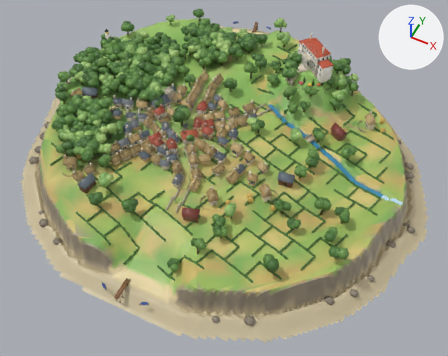
Two versions of the glTF model sources/art/out/syrup/lod0.glb, one commit apart.
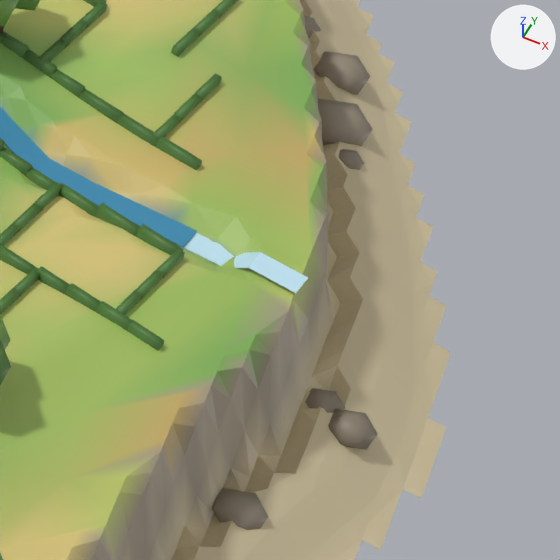
Each version appears first whole from a 50 mm lens placed at (32.0, -61.8, 69.9), pointed at (3.8, -5.5, -0.5), and next in a close-up on the part from 78% to 100% of the width and 43% to 71% of the height. Arrows for +X, +Y and +Z are at upper right; the lights stay in place. The last two pictures show the newer version. Vertices at exactly the same position are counted once.

Names of what the first close-up shows: 'BASE' and 1 more.
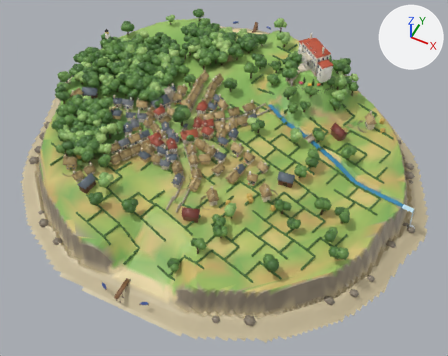
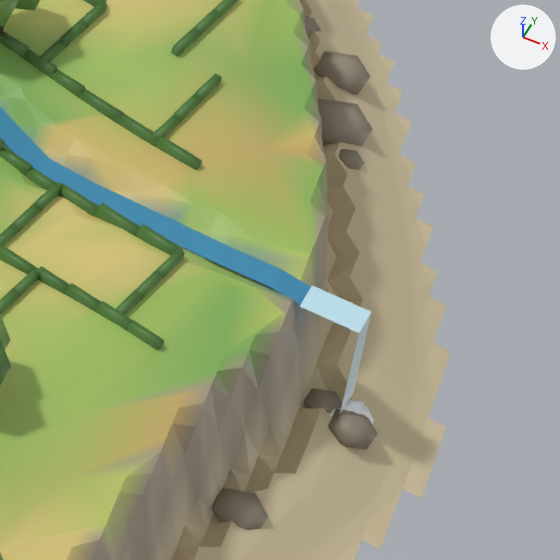
Where the change shows, as pixel boxes [x1, y1, x2, y2] in the close-ups (560 x 560 px; the box of a moved part takes in the faces that stretch with it):
part 1 of me_base, moved or reshaped (not visible before)
    after: [352, 406, 374, 423]
part 2 of me_base, moved or reshaped (not visible before)
    after: [344, 404, 353, 411]
part 3 of me_base, moved or reshaped (not visible before)
    after: [347, 400, 364, 409]
part 4 of me_base, added (cyan)
    after: [300, 286, 371, 413]
part 5 of me_base, moved or reshaped
    before: [0, 73, 337, 444]
    after: [0, 73, 344, 444]

What changed in the scene script:
```text
Change me_base:
    used by ob_base; location = (0.0, 0.0, 0.0)
    remove me_base.from_pydata(...)  # 33839 vertices, 51353 faces; spans x -32.0..34.0, y -31.0..33.0, z -1.5..13.2
    add me_base.from_pydata(...)  # 33841 vertices, 51347 faces; spans x -32.0..34.0, y -31.0..33.0, z -1.5..13.2
    me_base part 1: the loose piece of 12 vertices spanning x 29.4..30.2, y -2.6..-1.9, z -0.5..0.0 is moved by (2.1, 0.0, 0.0)
    me_base part 2: the loose piece of 12 vertices spanning x 29.2..29.9, y -2.5..-1.9, z -0.4..-0.1 is moved by (2.1, 0.0, 0.0)
    me_base part 3: the loose piece of 12 vertices spanning x 29.4..30.0, y -2.4..-1.8, z -0.4..-0.1 is moved by (2.1, 0.0, 0.0)
    me_base part 4: a new loose piece of 14 vertices spanning x 29.7..31.6, y -2.5..-1.5, z -0.3..3.0, in mat_defaultmaterial
    me_base part 5: 2 vertices moved from x 9.2..30.0, y -2.5..8.0, z 1.9..4.3 to x 9.0..30.0, y -2.5..8.2, z 1.9..4.5; 49 vertices removed from x 7.9..30.5, y -21.6..18.1, z -1.3..7.1; 57 vertices added at x 8.0..31.8, y -12.2..14.3, z -0.6..7.1
    other edits to the shape of me_base do not show in these pictures
```
